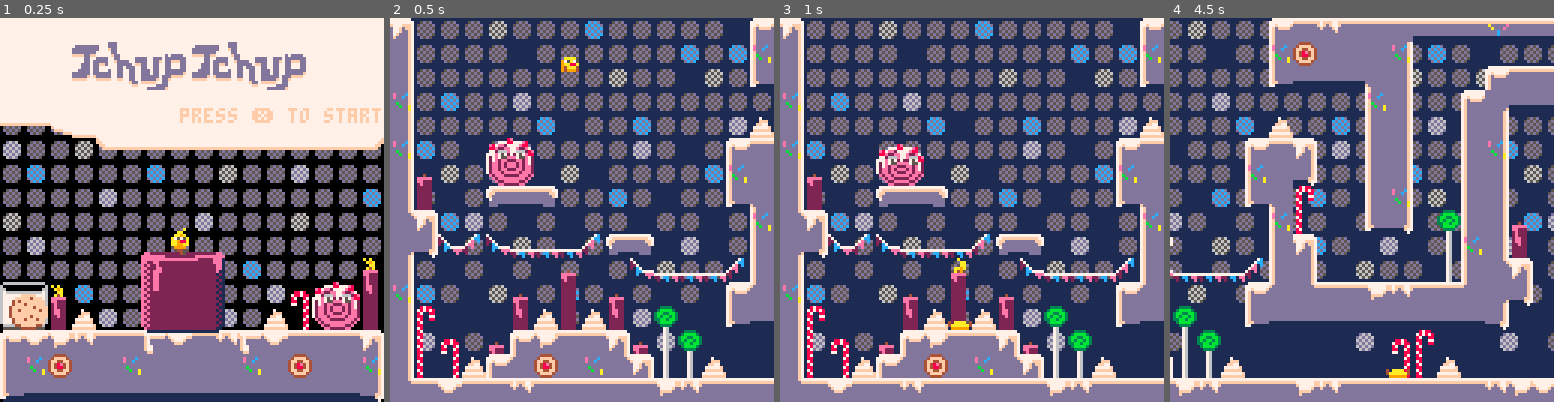
Above: before the commit, frames 1-4 (left to right).
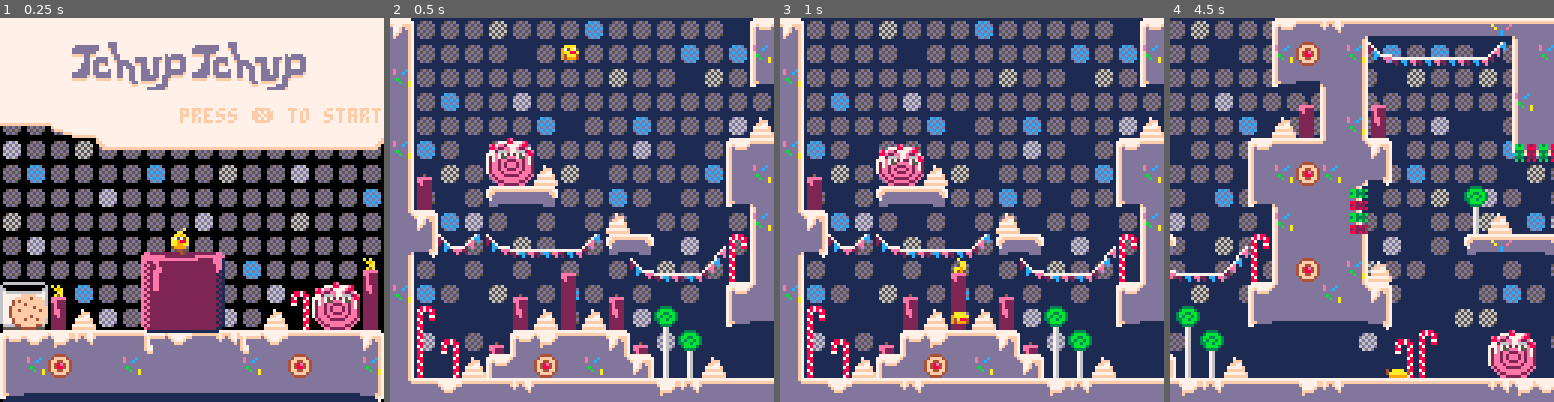
Above: after the commit, the same moments.

Repository: gschup/pico8-playground
Game: PICO-8 cartridge carts/tchup.p8
Two runs of this game, one before a commit and one after it. Both use one fixed random seed, a clock stepped at 60 frames per second and the inputs below.
Inputs:
- Up to frame 1 (0.25 s): no input
- Up to frame 2 (0.5 s): tap X (X key) at 0.33 s
- Up to frame 3 (1 s): tap O (Z key) at 0.7 s
- Up to frame 4 (4.5 s): tap X (X key) at 1.07, 1.85, 2.97, 4.08 s; hold Right 1.6-2.1 s; tap O (Z key) every 0.4 s from 1.7 to 4.1 s; hold Right 2.47-3.03 s; hold Left 3.08-3.58 s; hold Right from 4.02 s (still down)

Frame 1 is identical in both runs. In frame 2, 1.5% of the frame differs, in the area x 0-100%, y 7-69%; in frame 3, 1.4%; in frame 4, 49%, in the area x 0-100%, y 0-99%.

Commit message:
level changes

Diff:
--- a/carts/tchup.p8
+++ b/carts/tchup.p8
@@ -12,10 +12,10 @@
 mov = 7.5
 max_mov = 75.0
 jump_height = 22.0
-jump_time = 0.30
+jump_time = 0.38
 fast_fall = 1.5
 cling_speed = 7.0
-walljump_velx = 200
+walljump_velx = 150
 max_coyote = 10
 
 // derived constants
@@ -24,7 +24,7 @@
 
 // map pos
 map_x1=0
-map_x2=80
+map_x2=96
 map_y1=16
 map_y2=32
 map_size_x=8*(map_x2-map_x1)
@@ -33,7 +33,7 @@
 // dialog texts
 dialog = {
 {"this trick will help you!","press ❎ two times to","double jump! best luck!"},
-{"beware of the soda! it","will put out your light!", "do not touch it!"},
+{"beware of the soda and","the gummibears!", "do not touch them!"},
 {"do a wall jump to reach","higher places! thats all","advice i can give you!"}
 }
 current_text = "debug"
@@ -41,9 +41,8 @@
 dead_anim_frames=30
 
 function _init()
-music(0)
 	// game state
-	game_state = "menu"
+	change_game_state("menu")
 	frames_in_menu = 0
 	frames_in_game = 0
 	frames_in_win = 0
@@ -118,14 +117,6 @@
 	roll_tiles_y={}
 	roll_count=0
 
-	falling_soda_tiles_x={}
-	falling_soda_tiles_y={}
-	falling_soda_count=0
-
-	splurting_soda_tiles_x={}
-	splurting_soda_tiles_y={}
-	splurting_soda_count=0
-
  // fill the tables
 	find_animated_tiles()
 end
@@ -159,18 +150,6 @@
 				add(roll_tiles_y,y)
 				roll_count +=1
 			end
-			// find falling soda
-			if mget(x,y)==240 then
-				add(falling_soda_tiles_x,x)
-				add(falling_soda_tiles_y,y)
-				falling_soda_count +=1
-			end
-			// find splurting soda
-			if mget(x,y)==243 then
-				add(splurting_soda_tiles_x,x)
-				add(splurting_soda_tiles_y,y)
-				splurting_soda_count +=1
-			end
 		end
 	end
 end
@@ -184,9 +163,16 @@
 	elseif game_state == "win" then
 		update_win()
 	elseif game_state == "dead" then
-		music(-1)
 		update_dead()
 	end
+end
+
+function change_game_state(state)
+	game_state = state
+	if(state == "win") music(0)
+	if(state == "dead") music(-1)
+	if(state == "menu") music(-1)
+	if(state == "game") music(-1)
 end
 
 function update_win()
@@ -216,7 +202,7 @@
 function update_menu()
 	frames_in_menu +=1
 	if btnp(❎) then
-		game_state = "game"
+		change_game_state("game")
 	end
 end
 
@@ -287,7 +273,7 @@
 	p.dy += eff_grav * dt
 	// wallcling - overwrite gravity
 	if p.state=="cling" then
-		p.dy = cling_speed
+		p.dy = min(cling_speed,p.dy)
 	end
 	// update coyote timers
 	if (p.grounded) p.coyote=max_coyote
@@ -320,8 +306,9 @@
 end
 
 function can_air_jump()
-	return p.jumps > 0
-		or p.coyote>0
+	return (p.jumps > 0
+		or p.coyote>0)
+		and p.state!="cling"
 end
 
 function can_wall_jump()
@@ -583,7 +570,7 @@
 
 function check_kill()
 	if player_kill(p.x,p.y) then
-			game_state="dead"
+			change_game_state("dead")
 			p.dy=jump_vel
 			change_state("dead")
 			sfx(2)
@@ -628,7 +615,7 @@
 		 end_counter+=1
 		end
 		if end_counter >= candle_count then
-			game_state = "win"
+			change_game_state("win")
 		end
 	end
 end
@@ -836,13 +823,6 @@
 		spr(rolls,cam.x+8*(roll_tiles_x[x]-map_x1),
 		cam.y+8*(roll_tiles_y[x]-map_y1),2,2)
 	end
-	// draw falling soda
-	for x=1,falling_soda_count do
-		local falling_soda = 241+flr(frames_in_game/20)%2
-		spr(falling_soda,cam.x+8*(falling_soda_tiles_x[x]-map_x1),
-		cam.y+8*(falling_soda_tiles_y[x]-map_y1))
-	end
-	// draw splurting soda
 end
 
 function draw_menu()
@@ -900,7 +880,7 @@
 			spr(soda_sprite1,8*x,8*15)
 			spr(127,8*x,8*14)
 			spr(soda_sprite2,8*x,8*14)
-			draw_textbox({"you got a little too wet!", "press ❎ to enlight your", "fire again!"})
+			draw_textbox({"what a shame!", "press ❎ to enlight your", "fire again!"})
 	end
 end
 
@@ -1170,8 +1150,8 @@
 
 
 __gff__
-0000000000000000000000010100000100000000000001000000000101000000000101010001010000000000000000000001010101010101010101010101000000020000000000000000000000000000000000000000000000000000000008080000000000000000000000000000000401010100000000010101000000000004
-0000000000000000000000000000000000000000000000000000000000000000000000000000000000000000000000000000000000000000000000000000000000000004000000000000000004040000000000000000000000000000000000000000000000000000000000000000000000040004000000000000000000000000
+0000000000000000000000010100000101000000000001000000000101000000010101010001010000000000000000000101010101010101010101010101000000020000000000000000000000000000000000000000000000000000000008080000000000000000000000000000000401010100000000010101000000000004
+0000000000000000000000000000000000000000000000000000000000000000000000000000000000000000000000000000000000000000000000000000000000000004000000000000000004040000000000000000000000000000040400000004040000000000000000000000000004040404000000000000000000000000
 __map__
 007a0000000000000000000000003f002b2a2a2a2d2a2a2a2b2a2a2a2a2a002dd2d2d2d2d1d1d2d2d2d2d1d1d2d2d2d21818181818181818181818181818181800000000000000000000000000000000000000000000000000000000000000000000000000000000000000000000000000000000000000000000000000000000
 007b00003e00002a0000000000004f2a002a2a2a2a002a2a2a2a2a2a2b2a2b2ad2d2d2d2d1d1d2d2d2d2d1d1d2d2d2d21818184748494a4b4748494a4b18181800000000000000000000000000000000000000000000000000000000000000000000000000000000000000000000000000000000000000000000000000000000
@@ -1189,39 +1169,39 @@
 35313d3d3d3d3d3d393a3d3d3d3d3d36002c002a000000000000002c000000007b4e7a4f4e4f636465664e4f4e7a4f7b353931323d3d3a393d323a393d3d3d3600000000000000000000000000000000000000000000000000000000000000000000000000000000000000000000000000000000000000000000000000000000
 3b6b6c3b3b6c3b6b3b3b3b6c3b3b6b6c000000000000000000000000000000007b4e7b4f4e4f737475764e4f4e7b4f7b386c6b3b3b6c3b3b3b3b6c3b6b3b3b7700000000000000000000000000000000000000000000000000000000000000000000000000000000000000000000000000000000000000000000000000000000
 6c3b3b3b6c3b3b3b6c3b3b6b3b6c3b3b000000000000000000000000000000006f6f6f6f6f6f6f6f6f6f6f6f6f6f6f6f3c33333333333333333333333333333400000000000000000000000000000000000000000000000000000000000000000000000000000000000000000000000000000000000000000000000000000000
-360000000000000000000000000000353d323d3d3d717171797171717171717971717171717171713600000000000000004100000000353d3d3d3d3d3d3d3d3d3d3d3d3d3d3d3d3d3d3d3d3d3d3d3d3d000000000000000000000000000000000000000000000000000000000000000000000000000000000000000000000000
-370000000000000000000000000000786b3b3b3b77000000000000000000000000410000410000403700004000000000006000000000380f33333333e1e13333333333160f333333333333160f333333000000000000000000000000000000000000000000000000000000000000000000000000000000000000000000000000
-3700000000000000000000000000003c3333331637000000353d3d39393d3d32313d3d393a3d3d3d7700707200007071717200000000383700004100f0f07a4100000038370000003f00003837000000000000000000000000000000000000000000000000000000000000000000000000000000000000000000000000000000
-7700000000000000000000000000000000000078370000350f3333333333333333333333333333333400000000000000000000000000383700006040f3f37b6100000038770000414f00003837000000000000000000000000000000000000000000000000000000000000000000000000000000000000000000000000000000
-3700000000000000000000000000004000000038370000383700000000000019000000000000000000000000000000000000000000003837000035392625313a36006238370000353600003837000000000000000000000000000000000000000000000000000000000000000000000000000000000000000000000000000000
-7700000019000000000000000000353d360000383700003877000000000000000000000000000000000041000000000000000000000038770000380f33333333347c7e78370062383700007837000000000000000000000000000000000000000000000000000000000000000000000000000000000000000000000000000000
-3741000000000000000000000000783b34000038370000383700000000003539360000000000000000707200000000000000000000003837000038770000000000000038377c7e383700623837000000000000000000000000000000000000000000000000000000000000000000000000000000000000000000000000000000
-37610000707172000000000000003c163e000038770000383700000000003c1677000000000000000000000000000000000000000000383700003837000000400000003837000078377d7e3837000000000000000000000000000000000000000000000000000000000000000000000000000000000000000000000000000000
-253600000000000000000000000000784e00003c34007a38374100000000003837000000000b0c0000000000000000000000000000003837000038370000353d3600003c34420038377c7d3877000000000000000000000000000000000000000000000000000000000000000000000000000000000000000000000000000000
-0f347c7e7c7d7d7d7e707200000000383600000000007b78376000000000403837000000001b1c4100000070720000000000000000007837000078370000386b7700000000007c383700003c34000000000000000000000000000000000000000000000000000000000000000000000000000000000000000000000000000000
-370000000000004100007c7d7d7d7e383700000000007b382536000000003526370000007079717200000000000000000000000000003c340000383700003c1637000000000000383700000000000000000000000000000000000000000000000000000000000000000000000000000000000000000000000000000000000000
-77000000004100610041000000003526253d3d31323d3d260f34000000003c1637000000000000000000000000000000000000000000000000003c343f0000383700000000000038770000000000007a000000000000000000000000000000000000000000000000000000000000000000000000000000000000000000000000
-373e0000006040614060007a00003c3333333333333333333400000000000038377a0000000000000000000000007a3e0000000000000000003e19004f0000783700000000000038370000000040417b000000000000000000000000000000000000000000000000000000000000000000000000000000000000000000000000
-374e3f004135313d3d36417b7a000000000000003f3e00000000007072000038377b0000000000000000000000407b4e0000000000000040004e00004f004038370000000000003c3400000000707972000000000000000000000000000000000000000000000000000000000000000000000000000000000000000000000000
-374e4f4035266b3b6c25367b7b400000000000004f4e4000000000000000003825367f7f7f7f7f7f7f7f35393d3d313d367f7f7f7f35323d3d3d31323d3d3d2677000000000000000000000000000000000000000000000000000000000000000000000000000000000000000000000000000000000000000000000000000000
-253d393d3d323d3d3d3d3d31323d3d3d31323d3d3d3d3d3d3231393a3d3d3d266c776f6f6f6f6f6f6f6f786b3b6c3b3b776f6f6f6f383b6b3b3b3b3b3b3b3b3b377f7f7f7f7f7f7f7f7f7f7f7f7f7f00000000000000000000000000000000000000000000000000000000000000000000000000000000000000000000000000
-…(20 lines of a section not shown)…
+360000000000000000000000000000353d3220717171717179302071717171797171302071717171727c7d7d7d7d7d7e00410000000035323d313a3d3939393d3232393d3239323d39313a3d367c7d7d7d7d7d7d7d7e000000000000000000000000000000000000000000000000000000000000000000000000000000000000
+370000000000000000000000000000786b3b777c7d7d7d7d7e38777c7d7d7d7e7c7e3877000000000000000000000000006000000000380f33333333160f3333333333160f3333333333331637000000004100000000000000000000000000000000000000000000000000000000000000000000000000000000000000000000
+7700000000000000000000000000003c331637000000000000383700000000000000383741000000000000000000352071720000000038370000410038777a4100000038370000003f00003877000000006040000000000000000000000000000000000000000000000000000000000000000000000000000000000000000000
+37000000000000000000000000000000413837410000000000783741000000000000783760000000000000000000383700000000000038370000604078377b6100000038770000414f00007837000000353d36000000000000000000000000000000000000000000000000000000000000000000000000000000000000000000
+3700000000000000000000000000004061387760000000000038253600000000000038253600000000000000000038377c7d7d7d35392637000035392625313a36006238370000353600003837000000f10f34000000000000000000000000000000000000000000000000000000000000000000000000000000000000000000
+7700000019000000000000000000353d3d2625360000000000cce1cd000000000000cce1cd000000000041000000383741000000dd2316770000380f33333333347c7e78370062383700007837000000f13700000000000000000000000000000000000000000000000000000000000000000000000000000000000000000000
+3741000000004000000000000000386c6b6c0f3400000000000000000000000000000000000000000070720000003825367d7d7d7d7e3837000038770000000000000038377c7e383700623877420062783700000000000000000000000000000000000000000000000000000000000000000000000000000000000000000000
+37610000707172000000000000003c163b3bf0000000007a00000000000000000000000000000000000000000000380f340000000041783700003837000000400000003837000078377d7e38f0007c7e383700000000000000000000000000000000000000000000000000000000000000000000000000000000000000000000
+253600000000000000400000000000783b3bf0000000007b4000000000000000000000000000000000000000000078370000000000603837000038370000353d3600003c34420038377c7d38f000000038253d3d3d3d3d3600000000000000000000000000000000000000000000000000000000000000000000000000000000
+0f347c7e7c7d7d7d7e70720000623e383b3b3700000000707971720000000000000000000000404100000000000038377c7d7d7d35322637000078370000386b7700000000007c383700003c340000003c3333163333333400000000000000000000000000000000000000000000000000000000000000000000000000000000
+370000000000004100007c7d7d7e4e386b3b7740000000000000000000000000000000007079717200000000000038777c7d7d7e3c3333340000383700003c1637000000000000383700000000000000000000380000000000000000000000000000000000000000000000000000000000000000000000000000000000000000
+770000000041006100410000000035263b6c253600000000000000000000000000000000000000000000000000003837000000000000000000003c343f0000383700000000000038770000000000007a000000380000000000000000000000000000000000000000000000000000000000000000000000000000000000000000
+373e0000006040614060007a00003c3333333334000000000000000000000000007a0000000000000000000b0c0078370000000000000000003e19004f0000783700000000000038370000000040417b000000380000000000000000000000000000000000000000000000000000000000000000000000000000000000000000
+374e3f004135313d3d36417b7a000000000000003f3e00001900000b0c003f00407b0000000000000000001b1c4038370000000000000040004e00004f00403837000000000000cccd00000000707971720000380000000000000000000000000000000000000000000000000000000000000000000000000000000000000000
+374e4f4035266b3b6c25367b7b400000000000004f4e00000000001b1c404f353d367f7f7f7f7f7f7f7f35393d3d2625367f7f7f7f35323d3d3d31323d3d3d26770000000000000000000000000000000000003c0000000000000000000000000000000000000000000000000000000000000000000000000000000000000000
+253d393d3d323d3d3d3d3d31323d3d3d31323d3d3d3d3d3d3231393a3d3d3d266c776f6f6f6f6f6f6f6f786b3b6c3b3b776f6f6f6f383b6b3b3b3b3b3b3b3b3b257f7f7f7f7f7f7f7f7f7f7f7f7f7f7f7f7f7f7f7f7f7f7f7f7f0000000000000000000000000000000000000000000000000000000000000000000000000000
+…(20 lines of a section not shown)…
Not shown, changed: 56 lines of the sprite sheet (__gfx__) section of carts/tchup.p8
